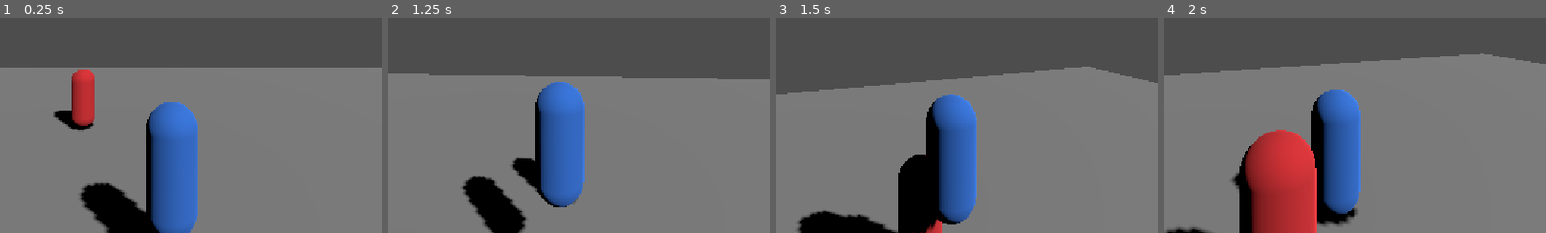
Above: before the commit, frames 1-4 (left to right).
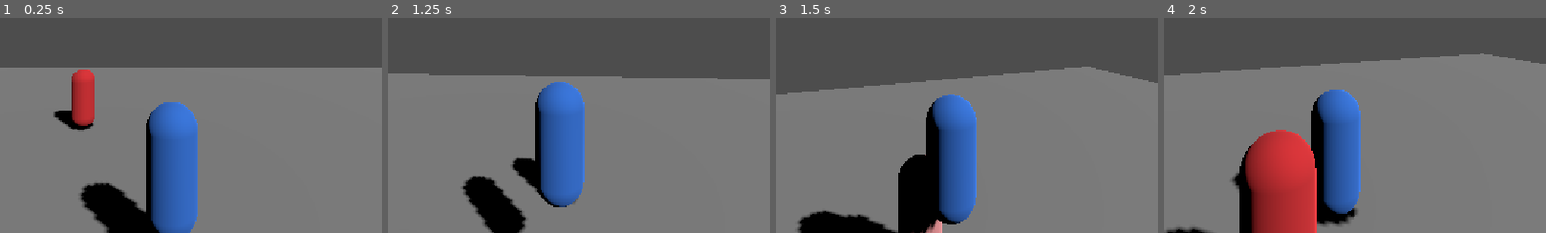
Above: after the commit, the same moments.

Repository: iandifilippo/Parcial-II-Desarrollo-de-videojuegos-2D-y-3D
Game: Godot game, scene res://Nivel.tscn
Same seed, same stepped clock (60 frames per second), same inputs: the game is played once before the commit and once after it.
Inputs (mouse positions are % of the whole screen's width and height, from its top left):
- Up to frame 1 (0.25 s): no input
- Up to frame 2 (1.25 s): tap Enter (ui_accept) at 0.5 s; move the mouse to (49, 52) at 0.52 s; hold W (move_up) from 0.53 s (still down); hold E (accion) from 0.53 s (still down); tap Space (saltar) at 0.77 s
- Up to frame 3 (1.5 s): keep holding W (move_up); move the mouse to (57, 51) at 1.27 s; release E (accion) at 1.28 s; tap E (accion) at 1.35 s
- Up to frame 4 (2 s): keep holding W (move_up); tap Space (saltar) at 1.52 s
The pictures show only the part of the screen within x 28-78%, y 50-100%; the shares and areas given below are measured in that part.

Frames 1-2 are identical in both runs. In frame 3, 0.2% of the frame differs, in the area x 38-44%, y 63-100%; in frame 4, nothing differs.

Commit message:
Modificamos el script de el enemigo y del player porque el enemigo no nos atacaba, tambien le agregamos las particulas

Diff:
--- a/Assets/enemigo_ia.gd
+++ b/Assets/enemigo_ia.gd
@@ -12,12 +12,16 @@
 @export var vida_huida: float = 30.0
 @export var altura_ojos: float = 0.9
 @export var ruta: Array[Vector3] = [Vector3(0, 0, 0), Vector3(6, 0, 0)]
+@export var dano_por_choque: float = 5.0
+@export var enfriamiento_choque: float = 0.5
+@export var radio_contacto: float = 1.2
 
 var estado_actual: Estado = Estado.PATRULLAR
 var indice_punto: int = 0
 var jugador: Node3D = null
 var puntos: Array[Vector3] = []
 var material_flash: StandardMaterial3D = null
+var _tiempo_choque: float = 0.0
 
 @onready var vision: RayCast3D = $Vision
 @onready var mesh: MeshInstance3D = $MeshInstance3D
@@ -60,26 +64,38 @@
 
 	move_and_slide()
 
+	_tiempo_choque = max(_tiempo_choque - delta, 0.0)
+	if _tiempo_choque <= 0.0 and _hay_contacto_con_jugador():
+		recibir_dano(dano_por_choque)
+		_tiempo_choque = enfriamiento_choque
+
 
 func _decidir_estado(distancia: float, lo_veo: bool) -> Estado:
 	if vida <= vida_huida and distancia <= rango_vision:
 		return Estado.HUIR
-
 	if distancia <= rango_ataque and lo_veo:
 		return Estado.ATACAR
-
 	if distancia <= rango_vision and lo_veo:
 		return Estado.PERSEGUIR
-
 	return Estado.PATRULLAR
 
 
 ## Le hace daño al enemigo. Devuelve la vida restante.
 func recibir_dano(cantidad: float) -> float:
 	vida = max(vida - cantidad, 0.0)
-	Efectos.flash(material_flash, "albedo_color", Color.WHITE, 0.08, self)
+	Efectos.flash(material_flash, "albedo_color", Color(1, 1, 1), 0.1, self)
 	Efectos.particulas(particulas_impacto)
 	return vida
+
+
+func _hay_contacto_con_jugador() -> bool:
+	if jugador == null:
+		return false
+	for i in get_slide_collision_count():
+		var c = get_slide_collision(i).get_collider()
+		if c == jugador or (c is Node and c.is_in_group("player")):
+			return true
+	return _distancia_plana(global_position, jugador.global_position) <= radio_contacto
 
 
 func _tiene_linea_vision() -> bool:
--- a/Assets/puerta.gd
+++ b/Assets/puerta.gd
@@ -7,6 +7,7 @@
 
 func _ready() -> void:
 	body_entered.connect(_al_entrar)
+	body_exited.connect(_al_salir)
 
 
 func _al_entrar(_cuerpo: Node3D) -> void:
Not shown: 1 places in Nivel.tscn that only renumber resources
